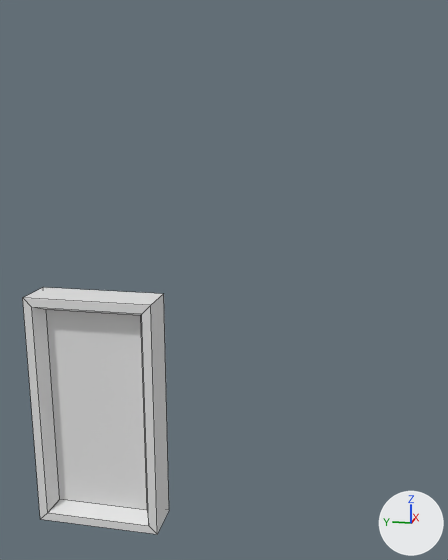
One commit to the Blender file Assets/Models/DialogueScreen.blend: the scene before it, then after it.
The view is the same before and after, from a 50 mm camera at (-7.39, -0.36, 3.71) aimed at (-0.02, 1.12, 1.87). Arrows for +X, +Y and +Z are at lower right; the lights stay in place. Mesh edges are drawn as thin lines.
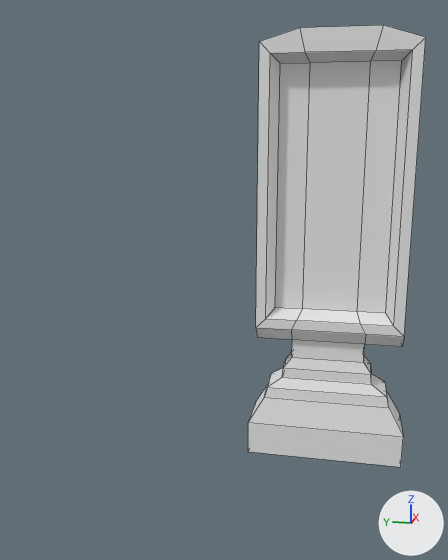
Changed parts and their boxes (x1, y1, x2, y2) in the pictures (448 x 560 px):
```json
{"object": "Cube", "change": "reshaped, moved", "before": [23, 287, 169, 534], "after": [248, 25, 426, 467], "on screen": "22% wider, 79% taller"}
{"part": 1, "of": "me_cube_001", "change": "built on", "before": [23, 287, 169, 534], "after": [248, 25, 425, 467]}
```

Scene script edits in JSON lines:
```json
{"block": "me_cube_001", "where": "# used by ob_cube; location = (0.0, 2.81, 0.0)"}
{"op": "remove", "block": "me_cube_001", "code": "me_cube_001.from_pydata(...)  # 16 vertices, 14 faces; spans x -0.4..0.15, y -0.85..0.85, z -1.6..1.6"}
{"op": "add", "block": "me_cube_001", "code": "me_cube_001.from_pydata(...)  # 68 vertices, 64 faces; spans x -0.43..0.18, y -0.92..0.92, z -3.23..1.73"}
{"block": "me_cube_001", "change": "me_cube_001 part 1"}
{"block": "me_cube_001", "change": "10 faces are deleted"}
{"block": "me_cube_001", "change": "44 vertices are added at x -0.43..0.18, y -0.92..0.92, z -3.23..1.73"}
{"block": "me_cube_001", "change": "8 new vertices lie (0.0, 0.86, 0.0) away from vertices in x -0.4..0.15, y -0.43, z -2.0..1.73"}
{"block": "me_cube_001", "change": "60 new faces join them"}
{"op": "set", "path": "ob_cube.location", "old": "(0.0, 2.81, 0.0)", "new": "(0.0, -0.19, 3.0)"}
```
